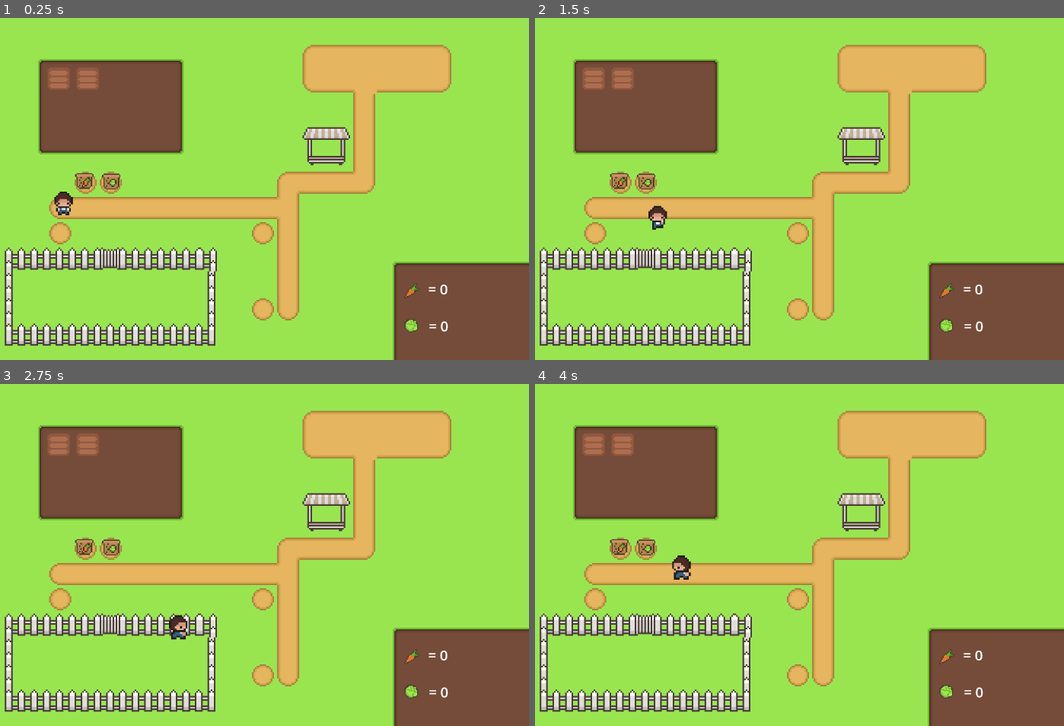
Above: before the commit, frames 1-4 (two rows, left to right).
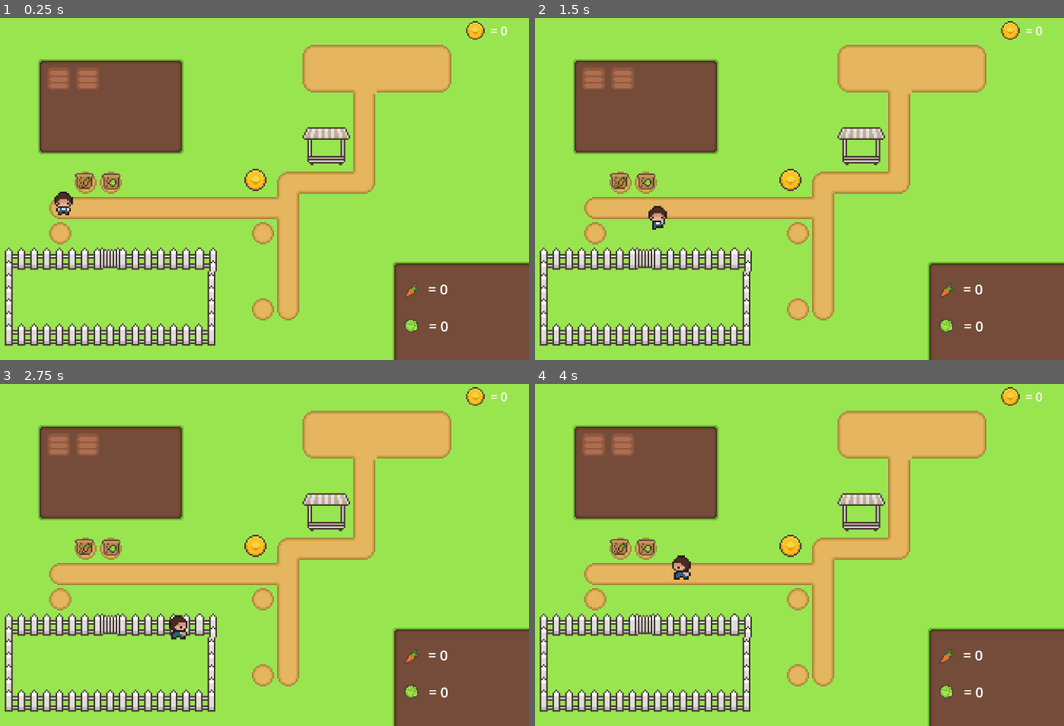
Above: after the commit, the same moments.

Repository: Dazedjpg/farming_game_prototype
Game: Godot game, scene res://scenes/world.tscn
Two runs of this game, one before a commit and one after it. Both use one fixed random seed, a clock stepped at 60 frames per second and the inputs below.
Inputs (mouse positions are in pixels of both pictures, inside the frame that each line leads up to):
- Up to frame 1 (0.25 s): no input
- Up to frame 2 (1.5 s): tap Enter at 0.5 s; move the mouse to (593, 79) at 0.52 s; hold D (right) 0.53-1.28 s; click (593, 79) at 0.6 s; move the mouse to (624, 79) at 1.27 s; hold S (down) from 1.28 s (still down); click (624, 79) at 1.35 s
- Up to frame 3 (2.75 s): move the mouse to (111, 548) at 2.02 s; release S (down) at 2.03 s; hold D (right) from 2.03 s (still down); click (111, 548) at 2.1 s
- Up to frame 4 (4 s): move the mouse to (619, 548) at 2.77 s; release D (right) at 2.78 s; hold W (up) 2.78-3.53 s; click (619, 548) at 2.85 s; move the mouse to (942, 606) at 3.52 s; hold A (left) from 3.53 s (still down); click (942, 606) at 3.6 s

The runs differ from the first frame. In frame 1, 0.4% of the frame differs, in the area x 46-96%, y 0-51%; in frame 2, 0.4%; in frame 3, 0.4%; in frame 4, 0.4%.

Commit message:
sellzone

Diff:
--- a/scenes/player.tscn
+++ b/scenes/player.tscn
@@ -96,6 +96,10 @@
 "speed": 6.0
 }]
 
+[sub_resource type="CapsuleShape2D" id="CapsuleShape2D_g2els"]
+radius = 15.0
+height = 46.0
+
 [node name="player" type="CharacterBody2D"]
 script = ExtResource("1_g2els")
 
@@ -107,3 +111,5 @@
 frame_progress = 0.49409628
 
 [node name="CollisionShape2D" type="CollisionShape2D" parent="."]
+position = Vector2(0, 2)
+shape = SubResource("CapsuleShape2D_g2els")
--- /dev/null
+++ b/scenes/sellzone.tscn
@@ -0,0 +1,36 @@
+[gd_scene load_steps=6 format=3 uid="uid://1ehqcl08265c"]
+
+[ext_resource type="Script" uid="uid://bq0n1jhivr4jd" path="res://scripts/sellzone.gd" id="1_qv7xt"]
+[ext_resource type="Texture2D" uid="uid://boaaxbrg026j1" path="res://assets/farmingTilesheetComplete.png" id="2_esdi3"]
+
+[sub_resource type="AtlasTexture" id="AtlasTexture_sj1wc"]
+atlas = ExtResource("2_esdi3")
+region = Rect2(64, 80, 16, 16)
+
+[sub_resource type="SpriteFrames" id="SpriteFrames_dv5ln"]
+animations = [{
+"frames": [{
+"duration": 1.0,
+"texture": SubResource("AtlasTexture_sj1wc")
+}],
+"loop": true,
+"name": &"default",
+"speed": 5.0
+}]
+
+[sub_resource type="CircleShape2D" id="CircleShape2D_k0hth"]
+radius = 24.33105
+
+[node name="sellzone" type="StaticBody2D"]
+script = ExtResource("1_qv7xt")
+
+[node name="AnimatedSprite2D" type="AnimatedSprite2D" parent="."]
+scale = Vector2(3, 3)
+sprite_frames = SubResource("SpriteFrames_dv5ln")
+
+[node name="Area2D" type="Area2D" parent="."]
+
+[node name="CollisionShape2D" type="CollisionShape2D" parent="Area2D"]
+shape = SubResource("CircleShape2D_k0hth")
+
+[connection signal="body_entered" from="Area2D" to="." method="_on_area_2d_body_entered"]
--- a/scenes/world.tscn
+++ b/scenes/world.tscn
@@ -6,6 +6,7 @@
 [ext_resource type="PackedScene" uid="uid://coprshyr0naui" path="res://scenes/growing_zone.tscn" id="3_71j4m"]
 [ext_resource type="PackedScene" uid="uid://4f2vh56lq5gr" path="res://scenes/cabbage_seedpack.tscn" id="4_qfnet"]
 [ext_resource type="PackedScene" uid="uid://bb0g8gsa87wy1" path="res://scenes/carrot_seedpack.tscn" id="5_i7141"]
+[ext_resource type="PackedScene" uid="uid://1ehqcl08265c" path="res://scenes/sellzone.tscn" id="7_i7141"]
 
 [sub_resource type="TileSetAtlasSource" id="TileSetAtlasSource_rwgxs"]
 texture = ExtResource("1_nnsk1")
@@ -114,11 +115,26 @@
 "speed": 5.0
 }]
 
+[sub_resource type="AtlasTexture" id="AtlasTexture_4mrxx"]
+atlas = ExtResource("1_nnsk1")
+region = Rect2(0, 48, 16, 16)
+
+[sub_resource type="SpriteFrames" id="SpriteFrames_w7kh3"]
+animations = [{
+"frames": [{
+"duration": 1.0,
+"texture": SubResource("AtlasTexture_4mrxx")
+}],
+"loop": true,
+"name": &"default",
+"speed": 5.0
+}]
+
 [sub_resource type="AtlasTexture" id="AtlasTexture_7r4gi"]
 atlas = ExtResource("1_nnsk1")
-region = Rect2(0, 48, 16, 16)
-
-[sub_resource type="SpriteFrames" id="SpriteFrames_w7kh3"]
+region = Rect2(64, 80, 16, 16)
+
+[sub_resource type="SpriteFrames" id="SpriteFrames_e3hyu"]
 animations = [{
 "frames": [{
 "duration": 1.0,
@@ -141,8 +157,6 @@
 layer_1/name = "foregound"
 layer_1/tile_data = PackedInt32Array(524293, 393216, 8, 458757, 458752, 8, 458758, 524288, 8, 458759, 524288, 8, 458760 …(2489 unchanged characters)…
 
-[node name="player" parent="." instance=ExtResource("2_rwgxs")]
-
 [node name="growing_zone" parent="." instance=ExtResource("3_71j4m")]
 position = Vector2(261, 115)
 
@@ -180,3 +194,22 @@
 offset_bottom = 605.0
 theme_override_font_sizes/normal_font_size = 27
 text = "= 0"
+
+[node name="coin_icon" type="AnimatedSprite2D" parent="."]
+position = Vector2(1050.0001, 24)
+scale = Vector2(2.5, 2.5)
+sprite_frames = SubResource("SpriteFrames_e3hyu")
+
+[node name="cointext" type="RichTextLabel" parent="."]
+offset_left = 1079.0
+offset_top = 8.0
+offset_right = 1151.0
+offset_bottom = 48.0
+theme_override_font_sizes/normal_font_size = 23
+text = "= 0"
+
+[node name="sellzone" parent="." instance=ExtResource("7_i7141")]
+position = Vector2(634, 307)
+
+[node name="player" parent="." instance=ExtResource("2_rwgxs")]
+position = Vector2(-2, 0)
--- a/scripts/global.gd
+++ b/scripts/global.gd
@@ -1,6 +1,6 @@
 extends Node
 
 var plant_selected = 1 #1 = Carrot, 2 = Cabbage
-
 var numofcarrot = 0
 var numofcabbage = 0
+var coins = 0
--- a/scripts/player.gd
+++ b/scripts/player.gd
@@ -31,3 +31,6 @@
 		direction.y = 0
 	velocity = direction.normalized() * speed
 	move_and_slide()
+
+func player_sell_method():
+	pass
--- /dev/null
+++ b/scripts/sellzone.gd
@@ -0,0 +1,17 @@
+extends StaticBody2D
+
+func _on_area_2d_body_entered(body: Node2D) -> void:
+	if body.has_method("player_sell_method"):
+		var carrots = Global.numofcarrot
+		var cabbage = Global.numofcabbage
+		var coins = Global.coins
+
+		coins += carrots * 5
+		coins += cabbage * 5
+
+		carrots = 0
+		cabbage = 0
+
+		Global.coins = coins
+		Global.numofcarrot = carrots
+		Global.numofcabbage = cabbage
--- a/scripts/world.gd
+++ b/scripts/world.gd
@@ -3,3 +3,4 @@
 func _physics_process(delta: float) -> void:
 	$carrottext.text = ("= " + str(Global.numofcarrot))
 	$cabbagetext.text = ("= " + str(Global.numofcabbage))
+	$cointext.text = ("= " + str(Global.coins))
Not shown: 1 places in scenes/player.tscn that only renumber resources
Not shown: 1 places in scenes/world.tscn that only renumber resources
Not shown, added: scripts/sellzone.gd.uid
